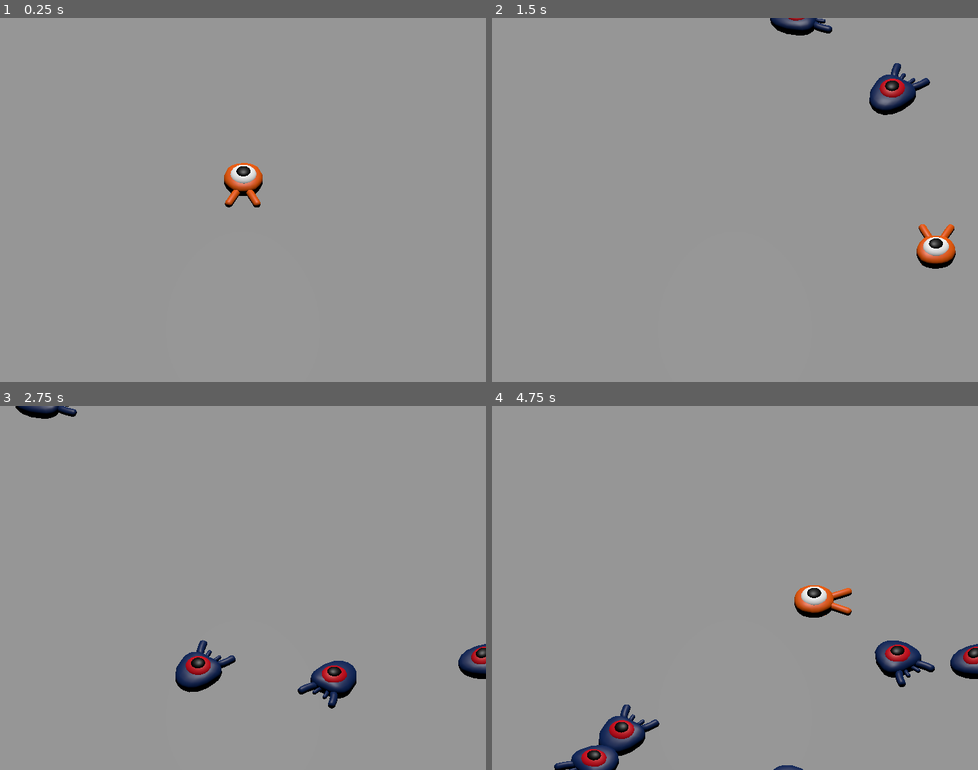
Above: before the commit, frames 1-4 (two rows, left to right).
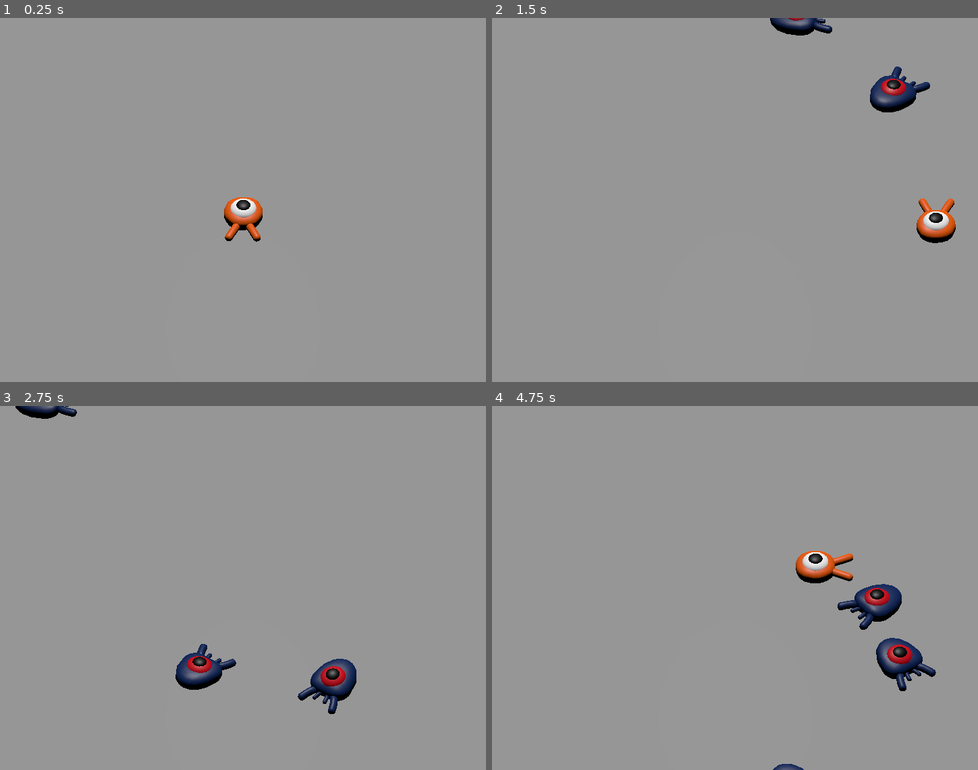
Above: after the commit, the same moments.

Repository: erikringwalters/SquashTheCreeps
Game: Godot game, scene res://Main.tscn
The game is run twice, just before and just after one commit, with the same random seed, the same clock (stepped at 60 frames per second) and the same inputs.
Inputs:
- Up to frame 1 (0.25 s): no input
- Up to frame 2 (1.5 s): hold Right (move_right) 0.53-1.28 s; tap Space (jump) at 0.6, 0.77, 1.07, 1.35 s; hold Down (move_back) from 1.28 s (still down)
- Up to frame 3 (2.75 s): tap Space (jump) at 1.52, 1.82, 2.1 s; release Down (move_back) at 2.03 s; hold Right (move_right) from 2.03 s (still down)
- Up to frame 4 (4.75 s): release Right (move_right) at 2.78 s; hold Up (move_forward) 2.78-3.53 s; tap Space (jump) at 2.85, 3.02, 3.32, 3.6, 3.77, 4.07, 4.35, 4.52 s; hold Left (move_left) from 3.53 s (still down)

The runs differ from the first frame. In frame 1, 1.3% of the frame differs, in the area x 46-55%, y 39-62%; in frame 2, 1.6%; in frame 3, 1.4%; in frame 4, 4.9%, in the area x 12-100%, y 39-100%.

Commit message:
jumping and squashing

Diff:
--- a/Main.gd
+++ b/Main.gd
@@ -10,9 +10,8 @@
 	var mob_spawn_location = get_node("SpawnPath/SpawnLocation")
 
 	mob_spawn_location.progress_ratio = randf()
-	print("mob spawn location: ", mob_spawn_location.position)
 
 	var player_position = $Player.position
 	mob.initialize(mob_spawn_location.position, player_position)
-	add_child(mob, false, 1)
-	print("timeout")
+
+	add_child(mob)
--- a/Main.tscn
+++ b/Main.tscn
@@ -29,6 +29,8 @@
 
 [node name="Ground" type="StaticBody3D" parent="."]
 transform = Transform3D(1, 0, 0, 0, 1, 0, 0, 0, 1, 0, -3, 0)
+collision_layer = 4
+collision_mask = 0
 
 [node name="MeshInstance3D" type="MeshInstance3D" parent="Ground"]
 mesh = SubResource("BoxMesh_hn5t6")
@@ -40,7 +42,6 @@
 transform = Transform3D(1, 0, 0, 0, -0.258819, 0.965926, 0, -0.965926, -0.258819, 0, 50, 0)
 
 [node name="Player" parent="." instance=ExtResource("1_l5mma")]
-transform = Transform3D(1, 0, 0, 0, 1, 0, 0, 0, 1, 0, 4, 0)
 
 [node name="CameraPivot" type="Marker3D" parent="."]
 transform = Transform3D(1, 0, 0, 0, 0.707107, 0.707107, 0, -0.707107, 0.707107, 0, 61.4264, 61.4264)
@@ -51,7 +52,7 @@
 size = 19.0
 
 [node name="Cylinders" type="Node3D" parent="."]
-transform = Transform3D(1, 0, 0, 0, 1, 0, 0, 0, 1, -1, 2, -9)
+transform = Transform3D(1, 0, 0, 0, 1, 0, 0, 0, 1, -1, -1, -9)
 
 [node name="MeshInstance3D" type="MeshInstance3D" parent="Cylinders"]
 transform = Transform3D(1, 0, 0, 0, 1, 0, 0, 0, 1, -15, 0, -4)
@@ -70,7 +71,6 @@
 mesh = SubResource("CylinderMesh_t182o")
 
 [node name="SpawnPath" type="Path3D" parent="."]
-transform = Transform3D(1, 0, 0, 0, 1, 0, 0, 0, 1, 0, 2, 0)
 curve = SubResource("Curve3D_thynh")
 
 [node name="SpawnLocation" type="PathFollow3D" parent="SpawnPath"]
--- a/Player.gd
+++ b/Player.gd
@@ -4,6 +4,10 @@
 @export var speed = 14
 #The downward acceleration when in the air, in m/s^2
 @export var fall_acceleration = 75
+
+@export var jump_impulse = 20
+
+@export var bounce_impulse = 16
 
 var target_velocity = Vector3.ZERO
 
@@ -31,6 +35,25 @@
 	if not is_on_floor():
 		target_velocity.y = target_velocity.y - (fall_acceleration * delta)
 
-	#Moving the Character
+	# Moving the Character
 	velocity = target_velocity
 	move_and_slide()
+
+	# Jumping
+	if is_on_floor() and Input.is_action_just_pressed("jump"):
+		target_velocity.y = jump_impulse
+
+
+	for index in range(get_slide_collision_count()):
+		var collision = get_slide_collision(index)
+
+		# colliding with ground
+		if(collision.get_collider() == null):
+			continue
+
+		if collision.get_collider().is_in_group("mob"):
+			var mob = collision.get_collider()
+			# check if player is hitting from above
+			if Vector3.UP.dot(collision.get_normal()) > 0.1:
+				mob.squash()
+				target_velocity.y = bounce_impulse
--- a/Player.tscn
+++ b/Player.tscn
@@ -3,10 +3,11 @@
 [ext_resource type="Script" path="res://Player.gd" id="1_38e5p"]
 [ext_resource type="PackedScene" uid="uid://drf7so08lwtm0" path="res://art/player.glb" id="1_p2ykv"]
 
-[sub_resource type="BoxShape3D" id="BoxShape3D_13tnv"]
-size = Vector3(2, 2, 2)
+[sub_resource type="SphereShape3D" id="SphereShape3D_0jkx7"]
+radius = 1.0
 
 [node name="Player" type="CharacterBody3D"]
+collision_mask = 6
 script = ExtResource("1_38e5p")
 
 [node name="Pivot" type="Node3D" parent="."]
@@ -14,4 +15,4 @@
 [node name="Character" parent="Pivot" instance=ExtResource("1_p2ykv")]
 
 [node name="CollisionShape3D" type="CollisionShape3D" parent="."]
-shape = SubResource("BoxShape3D_13tnv")
+shape = SubResource("SphereShape3D_0jkx7")
--- a/mob.gd
+++ b/mob.gd
@@ -3,8 +3,11 @@
 var min_speed = 10
 var max_speed = 18
 
+signal squashed
+
 func _physics_process(_delta):
 	move_and_slide()
+
 
 func initialize(start_position, player_position):
 		look_at_from_position(start_position, player_position, Vector3.UP)
@@ -17,3 +20,7 @@
 
 func _on_visible_on_screen_notifier_3d_screen_exited():
 	queue_free() # Replace with function body.
+
+func squash():
+	squashed.emit()
+	queue_free()
--- a/mob.tscn
+++ b/mob.tscn
@@ -3,10 +3,12 @@
 [ext_resource type="PackedScene" uid="uid://brkvcpplhs4xl" path="res://art/mob.glb" id="1_a01gp"]
 [ext_resource type="Script" path="res://mob.gd" id="1_gqby7"]
 
-[sub_resource type="BoxShape3D" id="BoxShape3D_rdra3"]
-size = Vector3(2, 2, 2)
+[sub_resource type="SphereShape3D" id="SphereShape3D_p0i34"]
+radius = 1.0
 
-[node name="Mob" type="CharacterBody3D"]
+[node name="Mob" type="CharacterBody3D" groups=["mob"]]
+collision_layer = 2
+collision_mask = 0
 script = ExtResource("1_gqby7")
 
 [node name="Pivot" type="Node3D" parent="."]
@@ -14,7 +16,7 @@
 [node name="mob" parent="Pivot" instance=ExtResource("1_a01gp")]
 
 [node name="CollisionShape3D" type="CollisionShape3D" parent="."]
-shape = SubResource("BoxShape3D_rdra3")
+shape = SubResource("SphereShape3D_p0i34")
 
 [node name="VisibilityNotifier" type="VisibleOnScreenNotifier3D" parent="."]
 
--- a/project.godot
+++ b/project.godot
@@ -13,6 +13,7 @@
 config/name="Squash the Creeps (3D)"
 run/main_scene="res://Main.tscn"
 config/features=PackedStringArray("4.0")
+boot_splash/show_image=false
 config/icon="res://icon.png"
 
 [display]
@@ -54,6 +55,12 @@
 ]
 }
 
+[layer_names]
+
+3d_physics/layer_1="player"
+3d_physics/layer_2="enemies"
+3d_physics/layer_3="world"
+
 [rendering]
 
 renderer/rendering_method="mobile"
